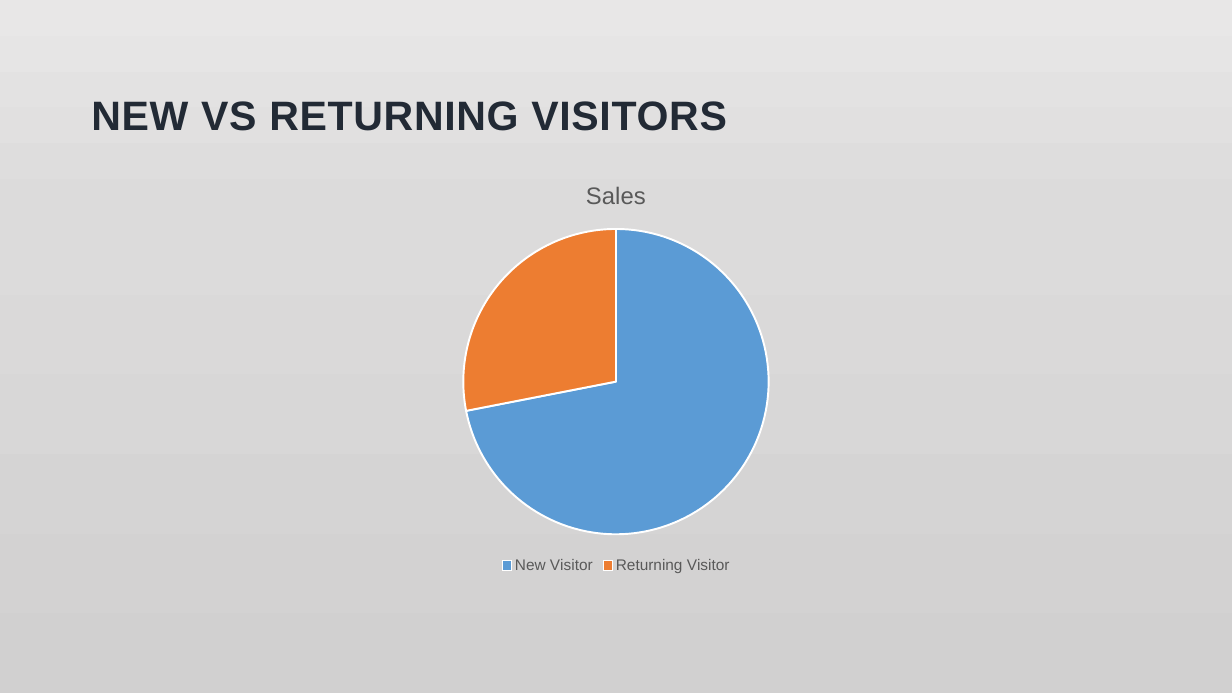
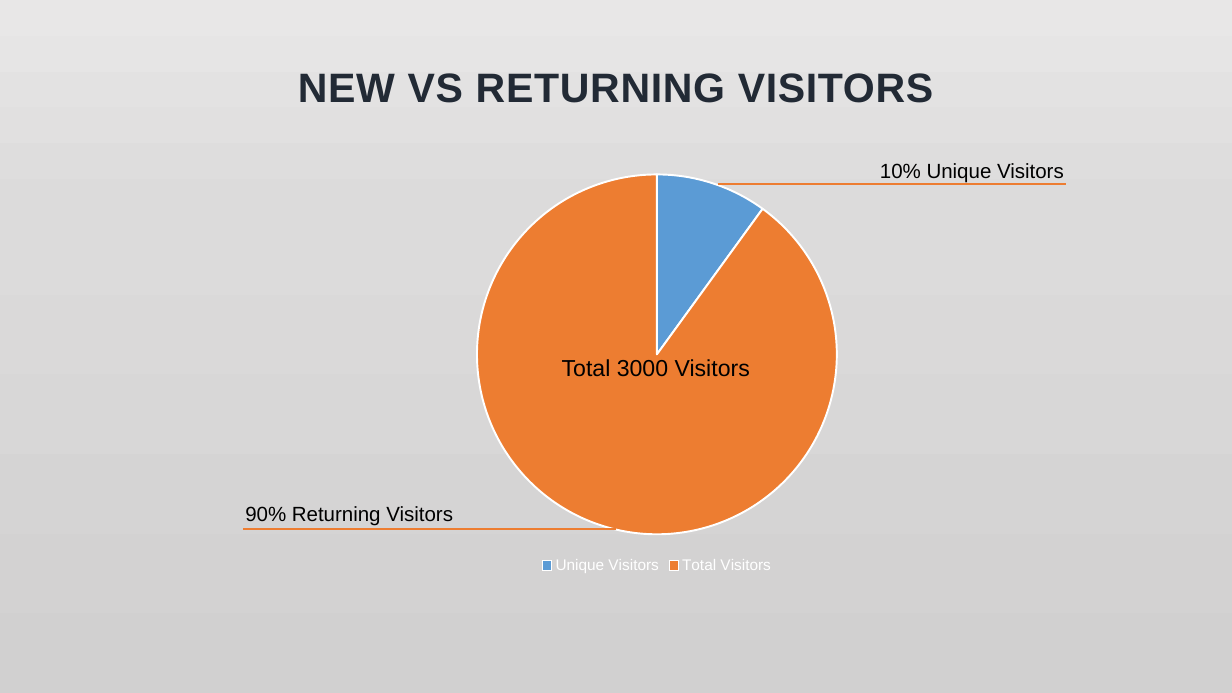
Before and after one commit to jerseycity2018/team-6, a slide deck: slide 7 of Presentation.pptx. Drawn at 1232x693 pixels with LibreOffice and Linux fonts; fonts in the diff are those of the drawing; background and template pictures are left out. Boxes give left, top, right and bottom in pixels: in the first picture for what was removed or moved away, otherwise in the second. Text is boxed around its words. In the diff, an @@ line names an element or a change of style, - is before the commit and + after.

Commit message:
visitors statistic slide added

```diff
--- a/Presentation.pptx
+++ b/Presentation.pptx
@@ title "NEW VS RETURNING VISITORS" at (298,73,933,103): alignment left to centre @@
@@ pie chart at (418,162,896,578) @@
@@ title "Sales" removed @@
-categories: New Visitor, Returning Visitor
+categories: Unique Visitors, Total Visitors
-Sales: 72, 28, -, -
+Series 1: 10, 90
@@ legend changed @@
@@ pie chart: place and size @@
-pie chart at (82,162,1151,578)
+pie chart at (418,162,896,578)
@@ text added at (880,163,1064,183), 16 pt, text #000000 @@
+10% Unique Visitors
@@ line added from (718, 184) to (1067, 184), #ED7D31 2 pt @@
@@ text added at (562,359,750,377), 18 pt, text #000000 @@
+Total 3000 Visitors
@@ text added at (245,506,453,526), 16 pt, text #000000 @@
+90% Returning Visitors
@@ line added from (616, 530) to (243, 530), #ED7D31 2 pt @@
```
